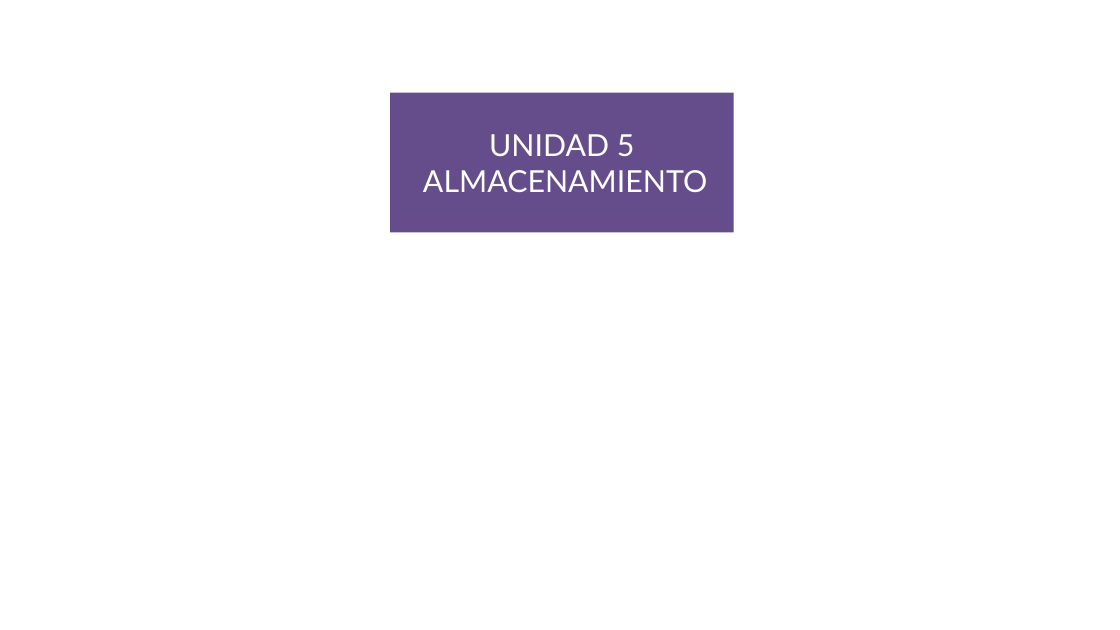
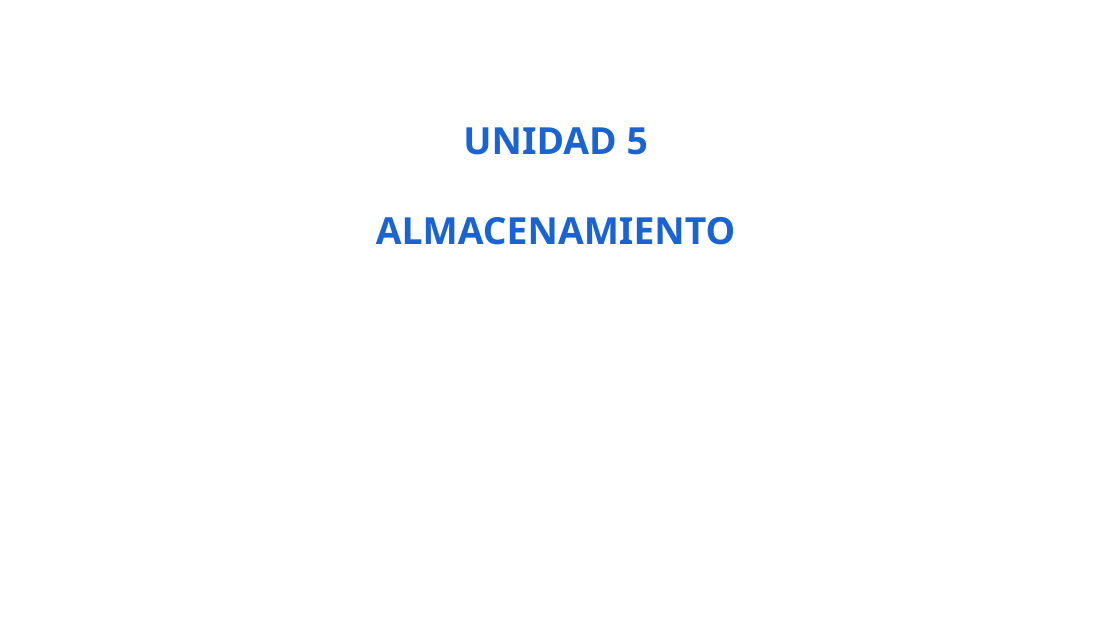
Before and after one commit to iesgn/curso_kubernetes_2020, a slide deck: slide 1 of unidad5/presentacion_unidad5.odp. Drawn at 1120x630 pixels with LibreOffice and Linux fonts; fonts in the diff are those of the drawing. Boxes give left, top, right and bottom in pixels: in the first picture for what was removed or moved away, otherwise in the second. Text is boxed around its words. In the diff, an @@ line names an element or a change of style, - is before the commit and + after.

```diff
--- a/unidad5/presentacion_unidad5.odp
+++ b/unidad5/presentacion_unidad5.odp
@@ text "UNIDAD 5": place and size @@
-text "UNIDAD 5" at bbox=[391, 92, 734, 232]
+text "UNIDAD 5" at bbox=[376, 127, 736, 245]
@@ text "UNIDAD 5" at bbox=[376, 127, 736, 245]: size 26 to 32 pt, font Lato to Noto Sans, text colour #FFFFFF to #1963D3, bold on; fill #654D8C to none @@
```
Also in this commit, not shown: 17 other slides changed, 2 other files.
